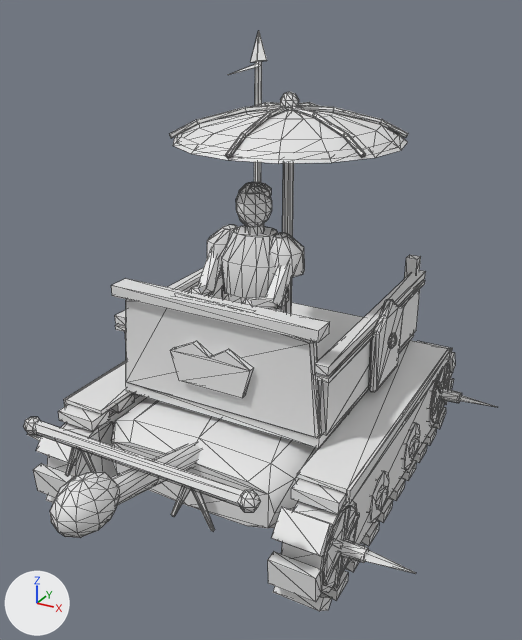
One commit to the glTF model assets/models/guard/che.glb: the scene before it, then after it.
One viewpoint serves both versions: a 50 mm camera at (1.51, -2.79, 2.22) aimed at (0.09, -0.21, 0.93). Arrows for +X, +Y and +Z are at lower left; the lights stay in place. The picture after the commit comes second. Mesh edges are drawn as thin lines. Objects named as collision shapes, trigger or cutter boxes, shadow casters or lower levels of detail are left out. Vertices at exactly the same position are counted once.

The older version as bpy lines, for what is in view:
```python
me_che_lod0 = bpy.data.meshes.new('che_lod0')
me_che_lod0.from_pydata(...)  # 2267 vertices, 3862 faces; spans x -1.0..1.0, y -1.44..1.02, z 0.0..2.08
# faces by material slot: [2858, 1004]
me_che_lod0.materials.append(mat_gdbronze)  # white #e7e7e7
me_che_lod0.materials.append(mat_gdlacquer)  # white #e7e7e7
ob_che_lod0 = bpy.data.objects.new('che_lod0', me_che_lod0)
ob_che_lod0.location = (0.0, 0.0, 0.0)
```
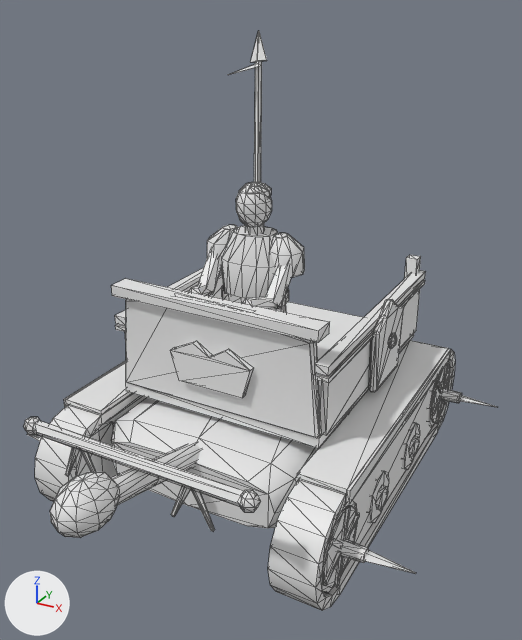
Scene script edits in JSON lines:
```json
{"op": "add", "block": "mat_treadbelt", "code": ["mat_treadbelt = principled_material('treadBelt')", "mat_treadbelt.base_color = (0.8, 0.8, 0.8)  # white #e7e7e7"]}
{"block": "me_che_lod0", "where": "# used by ob_che_lod0; location = (0.0, 0.0, 0.0)"}
{"op": "remove", "block": "me_che_lod0", "code": "me_che_lod0.from_pydata(...)  # 2267 vertices, 3862 faces; spans x -1.0..1.0, y -1.44..1.02, z 0.0..2.08"}
{"op": "add", "block": "me_che_lod0", "code": "me_che_lod0.from_pydata(...)  # 1714 vertices, 3042 faces; spans x -1.0..1.0, y -1.44..1.02, z 0.0..2.08"}
{"block": "me_che_lod0", "change": "me_che_lod0 part 1: a new loose piece of 72 vertices spanning x 0.5..0.7, y -0.9..1.0, z 0.0..0.5, in mat_treadbelt (white #e7e7e7)"}
{"block": "me_che_lod0", "change": "me_che_lod0 part 2: a new loose piece of 72 vertices spanning x -0.7..-0.5, y -0.9..1.0, z 0.0..0.5, in mat_treadbelt (white #e7e7e7)"}
{"block": "me_che_lod0", "change": "me_che_lod0 part 3: 52 loose pieces with 633 vertices, spanning x -0.7..0.7, y -0.9..1.01, z 0.0..1.86, are deleted"}
{"block": "me_che_lod0", "change": "me_che_lod0 part 4"}
{"block": "me_che_lod0", "change": "16 vertices are removed from x 0.5..0.7, y -0.87..-0.59, z 0.34..0.5"}
{"block": "me_che_lod0", "change": "24 faces are deleted"}
{"block": "me_che_lod0", "change": "me_che_lod0 part 5"}
{"block": "me_che_lod0", "change": "16 vertices are removed from x -0.7..-0.5, y -0.86..-0.56, z 0.0..0.14"}
{"block": "me_che_lod0", "change": "24 faces are deleted"}
{"block": "me_che_lod0", "change": "other edits to the shape of me_che_lod0 do not show in these pictures"}
{"op": "add", "block": "me_che_lod0", "code": "me_che_lod0.materials.append(mat_treadbelt)  # white #e7e7e7"}
```

Location of each change, (x1, y1, x2, y2) in pixels of the pictures (522 x 640 px):
```json
{"part": 1, "of": "me_che_lod0", "change": "added", "after": [268, 350, 455, 611]}
{"part": 2, "of": "me_che_lod0", "change": "added", "after": [35, 393, 142, 502]}
{"part": 3, "of": "me_che_lod0", "change": "deleted", "before": [33, 92, 455, 611]}
{"part": 4, "of": "me_che_lod0", "change": "deleted", "before": [272, 479, 347, 557]}
{"part": 5, "of": "me_che_lod0", "change": "deleted", "before": [46, 495, 55, 503], "on screen": "mostly hidden"}
```
